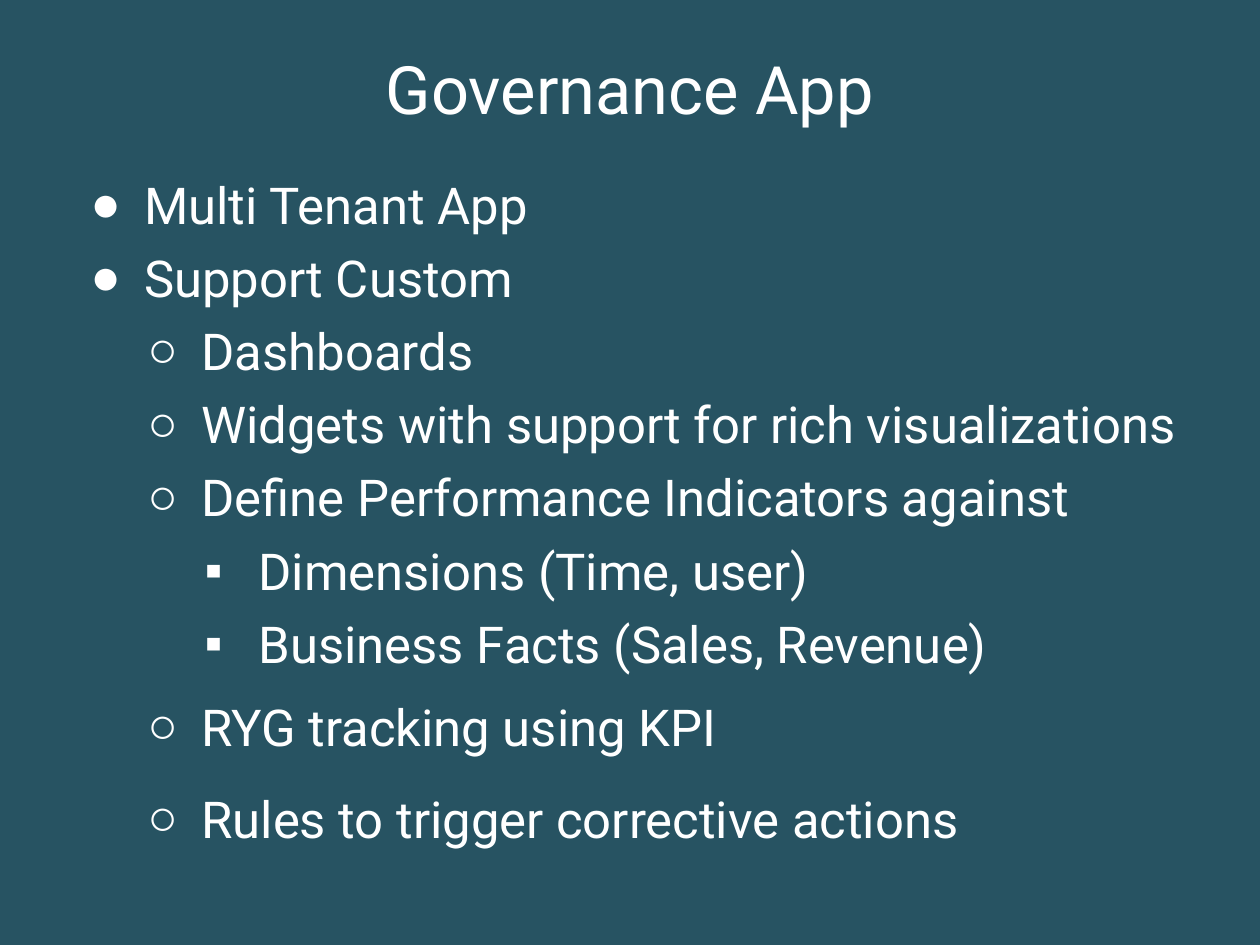
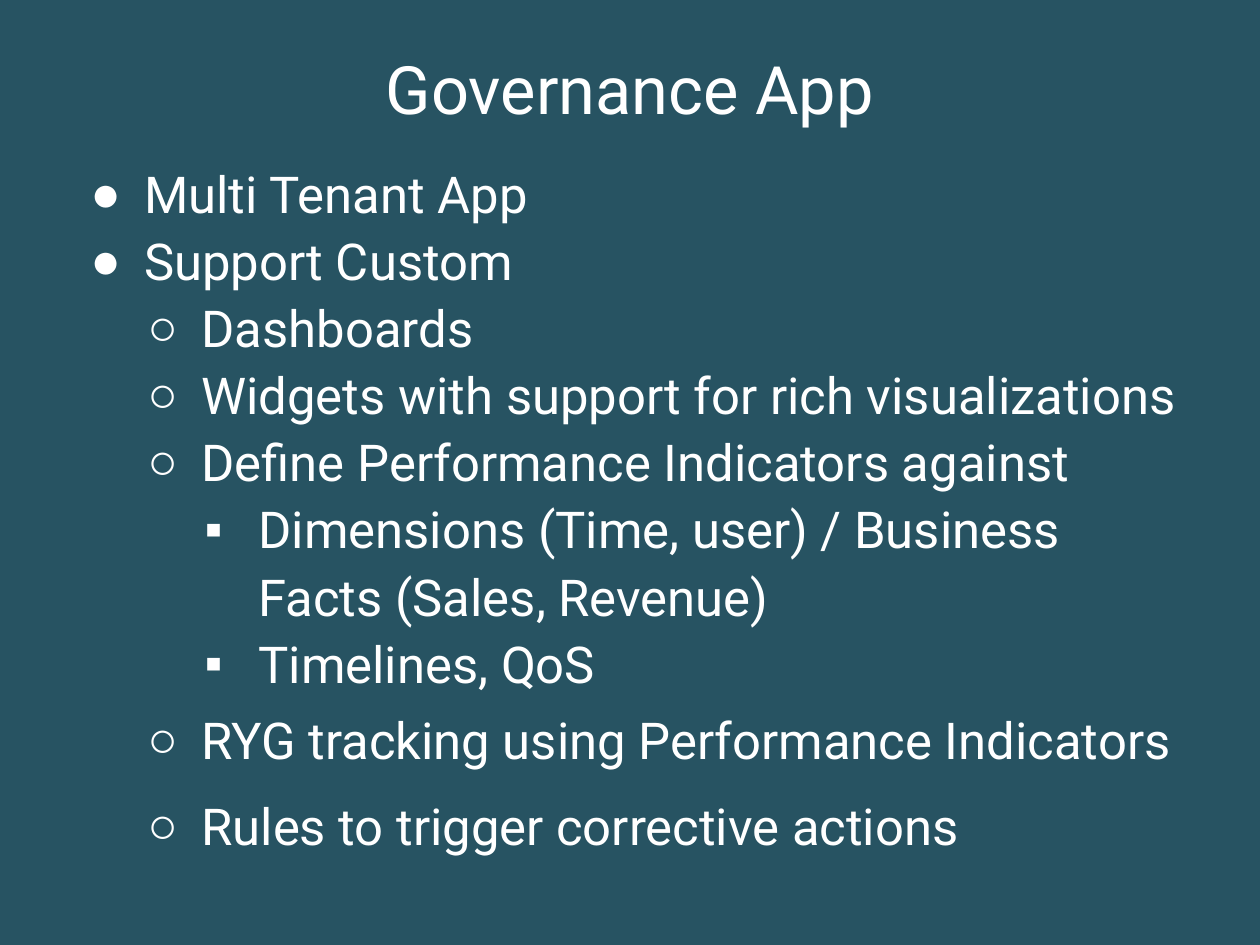
Before and after one commit to vijayeox/jenkinsdemo-API, a slide deck: slide 6 of Docs/EOX Application Development.pptx. Drawn at 1260x945 pixels with LibreOffice and Linux fonts; fonts in the diff are those of the drawing; background and template pictures are left out. Boxes give left, top, right and bottom in pixels: in the first picture for what was removed or moved away, otherwise in the second. Text is boxed around its words. In the diff, an @@ line names an element or a change of style, - is before the commit and + after.

Commit message:
Some more edits for entity and org models
# Conflicts:
#	Docs/EOX Application Development.pptx

```diff
--- a/Docs/EOX Application Development.pptx
+++ b/Docs/EOX Application Development.pptx
@@ text at bbox=[144, 175, 1175, 856]: line spacing 1.2 to 1.1 @@
@@ text at bbox=[201, 507, 1170, 770]: text changed @@
-                ▪ Dimensions (Time, user)
-                ▪ Business Facts (Sales, Revenue)
-                ○ RYG tracking using KPI
+                ▪ Dimensions (Time, user) / Business Facts (Sales, Revenue)
+                ▪ Timelines, QoS
+                ○ RYG tracking using Performance Indicators
```
